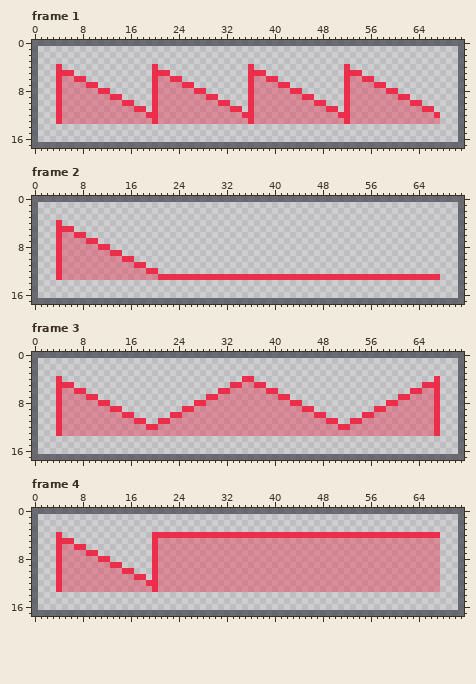
Pixel-art file: assets/images/megatoy_dark/ssg.ase. That is the earlier state.
72x18 pixels, 9 frames. Shown: frame 1, frame 2, frame 3, frame 4. The commit also changed other frames, which this record leaves out.
Once edited:
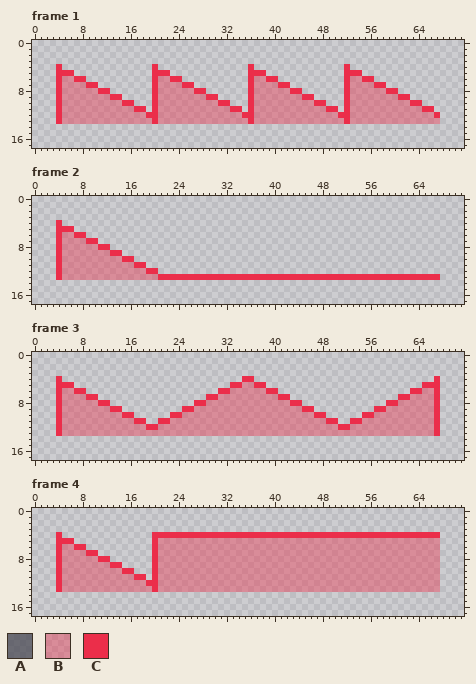
Palette (. is transparent): A #4f4f59c7  B #eb2e4a69  C #eb2e4a
Commit: Draw the algorithm and SSG-EG pictures' frames in a theme color
Change:
layer "Layer 3" removed
Changed rows in their new state; - is an unchanged pixel.
Frame 1:
first column x 0:
 0 ........................................................................
 1 .----------------------------------------------------------------------.
 2 .----------------------------------------------------------------------.
 3 .----------------------------------------------------------------------.
 4 .----------------------------------------------------------------------.
 5 .----------------------------------------------------------------------.
 6 .----------------------------------------------------------------------.
 7 .----------------------------------------------------------------------.
 8 .----------------------------------------------------------------------.
 9 .----------------------------------------------------------------------.
10 .----------------------------------------------------------------------.
11 .----------------------------------------------------------------------.
12 .----------------------------------------------------------------------.
13 .----------------------------------------------------------------------.
14 .----------------------------------------------------------------------.
15 .----------------------------------------------------------------------.
16 .----------------------------------------------------------------------.
17 ........................................................................
Frame 2: the same change as frame 1
Frame 3: the same change as frame 1
Frame 4: the same change as frame 1
